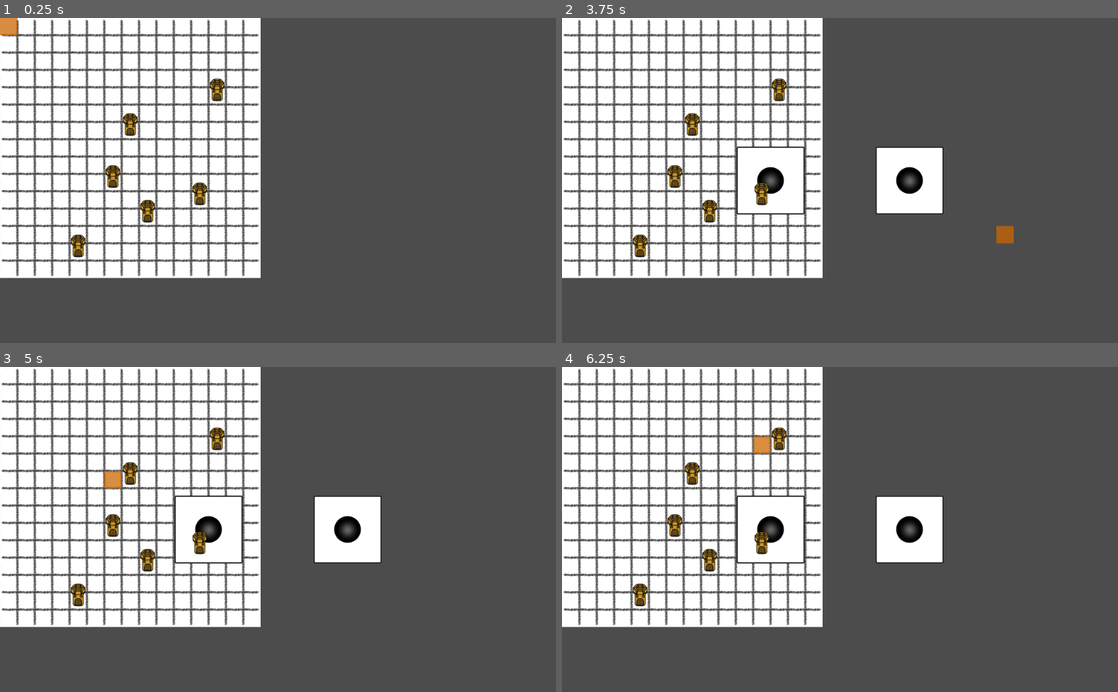
Above: before the commit, frames 1-4 (two rows, left to right).
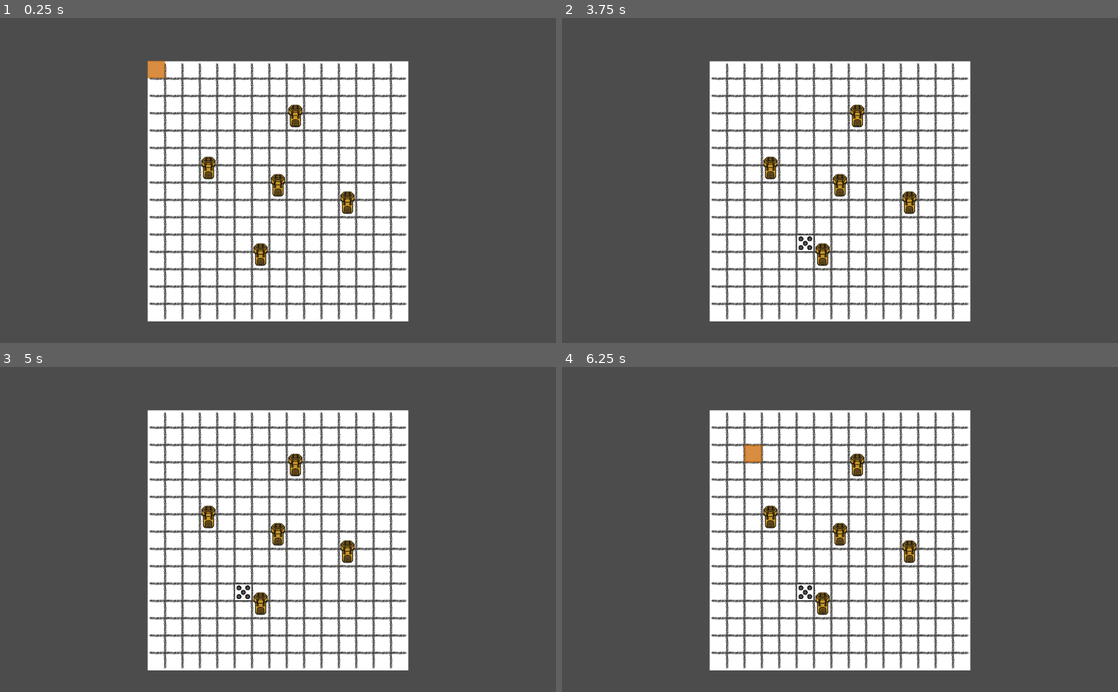
Above: after the commit, the same moments.

Repository: TinyBuilder/gmtk2022
Game: Godot game, scene res://Field.tscn
Two runs of this game, one before a commit and one after it. Both use one fixed random seed, a clock stepped at 60 frames per second and the inputs below.
Inputs (mouse positions are in pixels of both pictures, inside the frame that each line leads up to):
- Up to frame 1 (0.25 s): no input
- Up to frame 2 (3.75 s): tap Enter at 0.5, 2.75 s; move the mouse to (962, 164) at 0.52 s; click (962, 164) at 0.67 s; move the mouse to (773, 180) at 1.27 s; click (773, 180) at 1.42 s; tap Space at 2 s; move the mouse to (906, 180) at 2.02 s; click (906, 180) at 2.17 s; move the mouse to (812, 245) at 2.77 s; click (812, 245) at 2.92 s; move the mouse to (1006, 229) at 3.52 s; click (1006, 229) at 3.67 s
- Up to frame 3 (5 s): tap Space at 4.25 s; move the mouse to (111, 480) at 4.27 s; click (111, 480) at 4.42 s
- Up to frame 4 (6.25 s): tap Enter at 5 s; move the mouse to (867, 529) at 5.02 s; click (867, 529) at 5.17 s; tap Space at 5.75 s; move the mouse to (756, 448) at 5.77 s; click (756, 448) at 5.92 s

The runs differ from the first frame. In frame 1, 52% of the frame differs, in the area x 0-74%, y 0-94%; in frame 2, 50%; in frame 3, 50%; in frame 4, 50%.

Commit message:
Implemented part 1 of the move

Diff:
--- /dev/null
+++ b/AttackArrow.tscn
@@ -0,0 +1,5 @@
+[gd_scene format=2]
+
+[node name="AttackArrow" type="Node2D"]
+
+[node name="AnimatedSprite" type="AnimatedSprite" parent="."]
--- a/Castle.tscn
+++ b/Castle.tscn
@@ -27,6 +27,8 @@
 } ]
 
 [node name="Castle" type="Node2D"]
+z_index = 2
+z_as_relative = false
 script = ExtResource( 1 )
 
 [node name="AnimatedSprite" type="AnimatedSprite" parent="."]
--- a/Field.gd
+++ b/Field.gd
@@ -1,5 +1,7 @@
+# Declare member variables here. Examples:
+# var a = 2
+# var b = "text"
 extends Node2D
-
 
 # Declare member variables here. Examples:
 # var a = 2
@@ -9,67 +11,192 @@
 var board_height = 15
 var board_width = 15
 var board_state = []
+var cell_fills = []
+var highlighted_path = []
+var temporary_highlights = []
+var remaining_paths = 0
 var turn = 0
-var screen_center = Vector2(0,0)
+var screen_center = Vector2(0, 0)
 var is_rolling = false
-var rolling_dice = []
-var dice_list = []
-var is_making_move = true
-var Dice = preload("res://Dice.tscn")
+var active_dice
+var move_step = 0
+var last_dice_placement
 var Castle = preload("res://Castle.tscn")
+var FilledCell = preload("res://FilledCell.tscn")
 var castles = []
 
-func dice_roll() :
+
+# Called when the node enters the scene tree for the first time.
+func _ready():
+	for x in range(board_width):
+		board_state.append([])
+		cell_fills.append([])
+		for _y in range(board_height):
+			board_state[x].append(0)
+			cell_fills[x].append(null)
+			# $TileMap.set_cellv(Vector2(x,y), 0)
+
+	var castle_coords = []
+	var mapn = Global.rng.randi_range(0, 4)
+	# print("Playing map: ", mapn)
+
+	if mapn == 0:
+		castle_coords = [[4, 2], [8, 3], [3, 6], [11, 8], [6, 11], [10, 12]]
+	elif mapn == 1:
+		castle_coords = [[3, 6], [8, 3], [11, 8], [6, 11], [7, 7]]
+	elif mapn == 2:
+		castle_coords = [[4, 4], [11, 3], [7, 5], [6, 9], [9, 10], [2, 11]]
+	elif mapn == 3:
+		castle_coords = [[2, 12], [3, 6], [8, 4], [7, 10], [12, 8], [13, 2]]
+	else:
+		castle_coords = [[2, 5], [7, 5], [12, 5], [2, 9], [7, 9], [12, 9]]
+
+	for coord in castle_coords:
+		var x = coord[0]
+		var y = coord[1]
+		board_state[x][y] = 3
+		var castle = Castle.instance()
+		add_child(castle)
+		castle.global_position = $TileMap.map_to_world(Vector2(x, y)) + $TileMap.global_position
+		castles.append(castle)
+
+	turn = 1
+
+
+func fill_cell(cell):
+	board_state[cell.x][cell.y] = turn
+	if cell_fills[cell.x][cell.y] == null:
+		cell_fills[cell.x][cell.y] = FilledCell.instance()
+		cell_fills[cell.x][cell.y].global_position = ($TileMap.map_to_world(cell))
+		add_child(cell_fills[cell.x][cell.y])
+
+	cell_fills[cell.x][cell.y].color(turn)
+
+
+func get_adjacent(cell):
+	var adjacent = [
+		Vector2(cell.x, cell.y - 1),
+		Vector2(cell.x + 1, cell.y - 1),
+		Vector2(cell.x + 1, cell.y),
+		Vector2(cell.x + 1, cell.y + 1),
+		Vector2(cell.x, cell.y + 1),
+		Vector2(cell.x - 1, cell.y + 1),
+		Vector2(cell.x - 1, cell.y),
+		Vector2(cell.x - 1, cell.y - 1)
+	]
+
+	return adjacent
+
+
+func get_cardinals(cell):
+	var cardinals = [
+		Vector2(cell.x, cell.y - 1),
+		Vector2(cell.x + 1, cell.y),
+		Vector2(cell.x, cell.y + 1),
+		Vector2(cell.x - 1, cell.y)
+	]
+
+	return cardinals
+
+
+func get_neighbours(cell):
+	var adjacent = get_adjacent(cell)
+
+	var neighbours = []
+	for neighbour in adjacent:
+		if $TileMap.get_cellv(neighbour) >= 0:
+			neighbours.append(neighbour)
+
+	return neighbours
+
+
+func is_enclosed(start, visited):
+	var enclosed = true
+	for cardinal in get_cardinals(start):
+		if $TileMap.get_cellv(cardinal) < 0:
+			return false
+
+		if not visited[cardinal.x][cardinal.y]:
+			visited[cardinal.x][cardinal.y] = true
+			enclosed = enclosed and is_enclosed(cardinal, visited)
+
+	return enclosed
+
+
+func flood_fill(start):
+	if board_state[start.x][start.y] > 2:
+		board_state[start.x][start.y] = turn + 3
+	else:
+		board_state[start.x][start.y] = turn
+
+	fill_cell(start)
+
+	for cardinal in get_cardinals(start):
+		if (
+			board_state[cardinal.x][cardinal.y] != turn
+			or board_state[cardinal.x][cardinal.y] != turn + 3
+		):
+			if $TileMap.get_cellv(cardinal) >= 0:
+				flood_fill(cardinal)
+
+
+func detect_enclosed_spaces(cell):
+	var neighbours = get_neighbours(cell)
+	var visited_cells = []
+	for x in range(board_width):
+		visited_cells.append([])
+		for y in range(board_height):
+			var visited = false
+			if board_state[x][y] == turn or board_state[x][y] == turn + 3:
+				visited = true
+			visited_cells[x].append(visited)
+
+	for neighbour in neighbours:
+		if not visited_cells[neighbour.x][neighbour.y]:
+			if is_enclosed(neighbour, visited_cells):
+				flood_fill(neighbour)
+
+
+func _input(event):
+	if event is InputEventMouseButton:
+		var pos = event.position
+		if event.pressed and move_step == 1:
+			var cell = $TileMap.world_to_map($TileMap.to_local(pos))
+			if $TileMap.get_cellv(cell) < 0 or board_state[cell.x][cell.y] > 0:
+				return
+			var cell_pos = $TileMap.map_to_world(cell) + $TileMap.global_position
+			if $TileMap.get_cellv(cell) >= 0 and board_state[cell.x][cell.y] == 0:
+				$Dice.global_position = cell_pos
+				$Dice.global_position = $Dice.global_position + Vector2(16, 16)
+			fill_cell(cell)
+			detect_enclosed_spaces(cell)
+			move_step = 2
+
+		if not is_rolling and move_step == 0:
+			print("click")
+			dice_roll()
+
+
+# Called every frame. 'delta' is the elapsed time since the previous frame.
+func _process(_delta):
+	var cursor_position = get_global_mouse_position()
+	var cell = $TileMap.world_to_map($TileMap.to_local(cursor_position))
+	if $TileMap.get_cellv(cell) >= 0 and board_state[cell.x][cell.y] == 0:
+		$Highlight.global_position = $TileMap.map_to_world(cell) + $TileMap.global_position
+
+	if move_step == 1:
+		$Dice.global_position = cursor_position + Vector2(0, -32)
+
+
+func dice_roll():
 	is_rolling = true
 	$DiceRoller.show()
 	$DiceRoller.roll()
 
+
 func make_move(cell, dice):
 	dice.global_position = $TileMap.map_to_world(cell)
 
-func _input(event):
-	if event is InputEventMouseButton:
-		# var pos = event.position
-		# var cell = $TileMap.world_to_map($TileMap.to_local(pos))
-		if event.pressed and not is_rolling:
-			print("click")
-			dice_roll()
-			# $TileMap.set_cellv(cell, 1)
-		# else:
-			#print("Mouse Unclick at: ", cell)
-			#print("Highlight: ", $Highlight.global_position)
-			# $TileMap.set_cellv(cell, 0)
-
-# Called when the node enters the scene tree for the first time.
-func _ready():
-	for x in range(board_width) :
-		board_state.append([])
-		for _y in range(board_height) :
-			board_state[x].append(0)
-			# $TileMap.set_cellv(Vector2(x,y), 0)
-
-	var i = 0
-	while i < 6:
-		var x = Global.rng.randi_range(1, board_width-2)
-		var y = Global.rng.randi_range(1, board_height-2)
-		if board_state[x][y] != 3:
-			print("castle at: ",x," ",y)
-			board_state[x][y] = 3
-			var castle = Castle.instance()
-			add_child(castle)
-			castle.global_position = $TileMap.map_to_world(Vector2(x,y))
-			castles.append(castle)
-			i += 1
-
-	#OS.window_size = Vector2(board_height * 64, board_width * 64)
-	screen_center = OS.window_size / 2
-
-# Called every frame. 'delta' is the elapsed time since the previous frame.
-func _process(_delta):
-	var cursor_position = get_local_mouse_position()
-	var cell = $TileMap.world_to_map($TileMap.to_local(cursor_position))
-	$Highlight.global_position = $TileMap.map_to_world(cell)
-	#print("Cursor at: ", cursor_position)
 
 func _on_RollTimer_timeout():
 	is_rolling = false
@@ -83,4 +210,7 @@
 	if turn == 2:
 		opponent_dice = $DiceRoller.result
 
-	is_rolling = false
+	move_step = 1
+	remaining_paths = $DiceRoller.result
+	$Dice.set_face($DiceRoller.result)
+	$Dice.show()
--- a/Field.tscn
+++ b/Field.tscn
@@ -1,8 +1,9 @@
-[gd_scene load_steps=5 format=2]
+[gd_scene load_steps=7 format=2]
 
 [ext_resource path="res://assets/32x32/Board_tile_set.png" type="Texture" id=1]
 [ext_resource path="res://Field.gd" type="Script" id=2]
 [ext_resource path="res://DiceRoller.tscn" type="PackedScene" id=3]
+[ext_resource path="res://Dice.tscn" type="PackedScene" id=4]
 
 [sub_resource type="TileSet" id=1]
 0/name = "Board_tile_set.png 0"
@@ -27,7 +28,11 @@
 0/shapes = [  ]
 0/z_index = 0
 
+[sub_resource type="RectangleShape2D" id=2]
+extents = Vector2( 16, 16 )
+
 [node name="Field" type="Node2D"]
+position = Vector2( 272, 80 )
 script = ExtResource( 2 )
 
 [node name="TileMap" type="TileMap" parent="."]
@@ -46,7 +51,58 @@
 
 [node name="DiceRoller" parent="." instance=ExtResource( 3 )]
 visible = false
-position = Vector2( 512, 300 )
+position = Vector2( 240, 240 )
+z_index = 3
+z_as_relative = false
+
+[node name="Dice" parent="." instance=ExtResource( 4 )]
+visible = false
+position = Vector2( 16, 16 )
+scale = Vector2( 0.125, 0.125 )
+z_index = 3
+z_as_relative = false
+
+[node name="Node2D" type="Node2D" parent="."]
+
+[node name="Area2D" type="Area2D" parent="Node2D"]
+
+[node name="CollisionShape2D" type="CollisionShape2D" parent="Node2D/Area2D"]
+shape = SubResource( 2 )
+
+[node name="Area2D2" type="Area2D" parent="Node2D"]
+
+[node name="CollisionShape2D" type="CollisionShape2D" parent="Node2D/Area2D2"]
+shape = SubResource( 2 )
+
+[node name="Area2D3" type="Area2D" parent="Node2D"]
+
+[node name="CollisionShape2D" type="CollisionShape2D" parent="Node2D/Area2D3"]
+shape = SubResource( 2 )
+
+[node name="Area2D4" type="Area2D" parent="Node2D"]
+
+[node name="CollisionShape2D" type="CollisionShape2D" parent="Node2D/Area2D4"]
+shape = SubResource( 2 )
+
+[node name="Area2D5" type="Area2D" parent="Node2D"]
+
+[node name="CollisionShape2D" type="CollisionShape2D" parent="Node2D/Area2D5"]
+shape = SubResource( 2 )
+
+[node name="Area2D6" type="Area2D" parent="Node2D"]
+
+[node name="CollisionShape2D" type="CollisionShape2D" parent="Node2D/Area2D6"]
+shape = SubResource( 2 )
+
+[node name="Area2D7" type="Area2D" parent="Node2D"]
+
+[node name="CollisionShape2D" type="CollisionShape2D" parent="Node2D/Area2D7"]
+shape = SubResource( 2 )
+
+[node name="Area2D8" type="Area2D" parent="Node2D"]
+
+[node name="CollisionShape2D" type="CollisionShape2D" parent="Node2D/Area2D8"]
+shape = SubResource( 2 )
 
 [connection signal="timeout" from="RollTimer" to="." method="_on_RollTimer_timeout"]
 [connection signal="hide" from="DiceRoller" to="." method="_on_DiceRoller_hide"]
--- a/assets/pixabay/dice_rolls_15cm-31708.mp3.import
+++ b/FilledCell.gd
@@ -1,15 +1,24 @@
-[remap]
+extends Node2D
 
-importer="mp3"
-type="AudioStreamMP3"
-path="res://.import/dice_rolls_15cm-31708.mp3-1bc727d1317bdcedcb92a80e5d2ce969.mp3str"
 
-[deps]
+# Declare member variables here. Examples:
+# var a = 2
+# var b = "text"
 
-source_file="res://assets/pixabay/dice_rolls_15cm-31708.mp3"
-dest_files=[ "res://.import/dice_rolls_15cm-31708.mp3-1bc727d1317bdcedcb92a80e5d2ce969.mp3str" ]
+func color(player) :
+	match player:
+		1:
+			$AnimatedSprite.animation = "red"
+			$AnimatedSprite.play()
+		2:
+			$AnimatedSprite.animation = "blue"
+			$AnimatedSprite.play()
 
-[params]
+# Called when the node enters the scene tree for the first time.
+func _ready():
+	pass # Replace with function body.
 
-loop=true
-loop_offset=0
+
+# Called every frame. 'delta' is the elapsed time since the previous frame.
+#func _process(delta):
+#	pass
--- /dev/null
+++ b/FilledCell.tscn
@@ -0,0 +1,159 @@
+[gd_scene load_steps=31 format=2]
+
+[ext_resource path="res://assets/32x32/Blue_SpriteSheet.png" type="Texture" id=1]
+[ext_resource path="res://assets/32x32/Red_SpriteSheet.png" type="Texture" id=2]
+[ext_resource path="res://FilledCell.gd" type="Script" id=3]
+
+[sub_resource type="AtlasTexture" id=1]
+flags = 4
+atlas = ExtResource( 1 )
+region = Rect2( 0, 0, 32, 32 )
+
+[sub_resource type="AtlasTexture" id=2]
+flags = 4
+atlas = ExtResource( 1 )
+region = Rect2( 32, 0, 32, 32 )
+
+[sub_resource type="AtlasTexture" id=3]
+flags = 4
+atlas = ExtResource( 1 )
+region = Rect2( 64, 0, 32, 32 )
+
+[sub_resource type="AtlasTexture" id=4]
+flags = 4
+atlas = ExtResource( 1 )
+region = Rect2( 96, 0, 32, 32 )
+
+[sub_resource type="AtlasTexture" id=5]
+flags = 4
+atlas = ExtResource( 1 )
+region = Rect2( 128, 0, 32, 32 )
+
+[sub_resource type="AtlasTexture" id=6]
+flags = 4
+atlas = ExtResource( 1 )
+region = Rect2( 160, 0, 32, 32 )
+
+[sub_resource type="AtlasTexture" id=7]
+flags = 4
+atlas = ExtResource( 1 )
+region = Rect2( 192, 0, 32, 32 )
+
+[sub_resource type="AtlasTexture" id=8]
+flags = 4
+atlas = ExtResource( 1 )
+region = Rect2( 0, 32, 32, 32 )
+
+[sub_resource type="AtlasTexture" id=9]
+flags = 4
+atlas = ExtResource( 1 )
+region = Rect2( 32, 32, 32, 32 )
+
+[sub_resource type="AtlasTexture" id=10]
+flags = 4
+atlas = ExtResource( 1 )
+region = Rect2( 64, 32, 32, 32 )
+
+[sub_resource type="AtlasTexture" id=11]
+flags = 4
+atlas = ExtResource( 1 )
+region = Rect2( 96, 32, 32, 32 )
+
+[sub_resource type="AtlasTexture" id=12]
+flags = 4
+atlas = ExtResource( 1 )
+region = Rect2( 128, 32, 32, 32 )
+
+[sub_resource type="AtlasTexture" id=13]
+flags = 4
+atlas = ExtResource( 1 )
+region = Rect2( 160, 32, 32, 32 )
+
+[sub_resource type="AtlasTexture" id=14]
+flags = 4
+atlas = ExtResource( 2 )
+region = Rect2( 0, 0, 32, 32 )
+
+[sub_resource type="AtlasTexture" id=15]
+flags = 4
+atlas = ExtResource( 2 )
+region = Rect2( 32, 0, 32, 32 )
+
+[sub_resource type="AtlasTexture" id=16]
+flags = 4
+atlas = ExtResource( 2 )
+region = Rect2( 64, 0, 32, 32 )
+
+[sub_resource type="AtlasTexture" id=17]
+flags = 4
+atlas = ExtResource( 2 )
+region = Rect2( 96, 0, 32, 32 )
+
+[sub_resource type="AtlasTexture" id=18]
+flags = 4
+atlas = ExtResource( 2 )
+region = Rect2( 128, 0, 32, 32 )
+
+[sub_resource type="AtlasTexture" id=19]
+flags = 4
+atlas = ExtResource( 2 )
+region = Rect2( 160, 0, 32, 32 )
+
+[sub_resource type="AtlasTexture" id=20]
+flags = 4
+atlas = ExtResource( 2 )
+region = Rect2( 192, 0, 32, 32 )
+
+[sub_resource type="AtlasTexture" id=21]
+flags = 4
+atlas = ExtResource( 2 )
+region = Rect2( 0, 32, 32, 32 )
+
+[sub_resource type="AtlasTexture" id=22]
+flags = 4
+atlas = ExtResource( 2 )
+region = Rect2( 32, 32, 32, 32 )
+
+[sub_resource type="AtlasTexture" id=23]
+flags = 4
+atlas = ExtResource( 2 )
+region = Rect2( 64, 32, 32, 32 )
+
+[sub_resource type="AtlasTexture" id=24]
+flags = 4
+atlas = ExtResource( 2 )
+region = Rect2( 96, 32, 32, 32 )
+
+[sub_resource type="AtlasTexture" id=25]
+flags = 4
+atlas = ExtResource( 2 )
+region = Rect2( 128, 32, 32, 32 )
+
+[sub_resource type="AtlasTexture" id=26]
+flags = 4
+atlas = ExtResource( 2 )
+region = Rect2( 160, 32, 32, 32 )
+
+[sub_resource type="SpriteFrames" id=27]
+animations = [ {
+"frames": [ SubResource( 1 ), SubResource( 2 ), SubResource( 3 ), SubResource( 4 ), SubResource( 5 ), SubResource( 6 ), SubResource( 7 ), SubResource( 8 ), SubResource( 9 ), SubResource( 10 ), SubResource( 11 ), SubResource( 12 ), SubResource( 13 ) ],
+"loop": false,
+"name": "blue",
+"speed": 13.0
+}, {
+"frames": [ SubResource( 14 ), SubResource( 15 ), SubResource( 16 ), SubResource( 17 ), SubResource( 18 ), SubResource( 19 ), SubResource( 20 ), SubResource( 21 ), SubResource( 22 ), SubResource( 23 ), SubResource( 24 ), SubResource( 25 ), SubResource( 26 ) ],
+"loop": false,
+"name": "red",
+"speed": 13.0
+} ]
+
+[node name="FilledCell" type="Node2D"]
+z_index = 1
+z_as_relative = false
+script = ExtResource( 3 )
+
+[node name="AnimatedSprite" type="AnimatedSprite" parent="."]
+position = Vector2( 16, 16 )
+frames = SubResource( 27 )
+animation = "red"
+frame = 12
